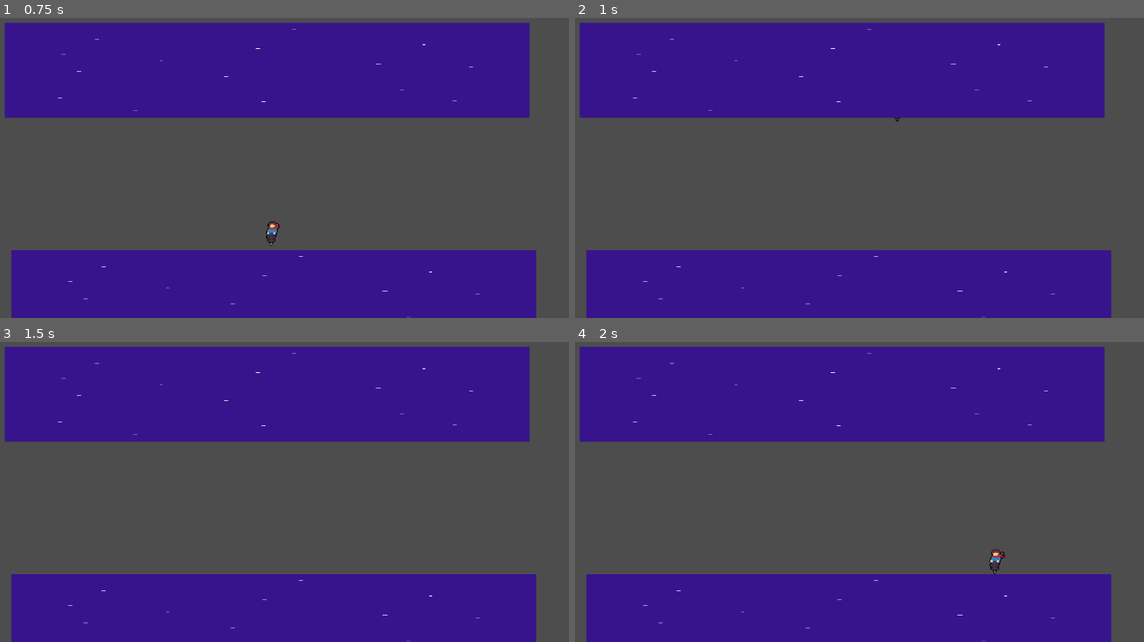
Above: before the commit, frames 1-4 (two rows, left to right).
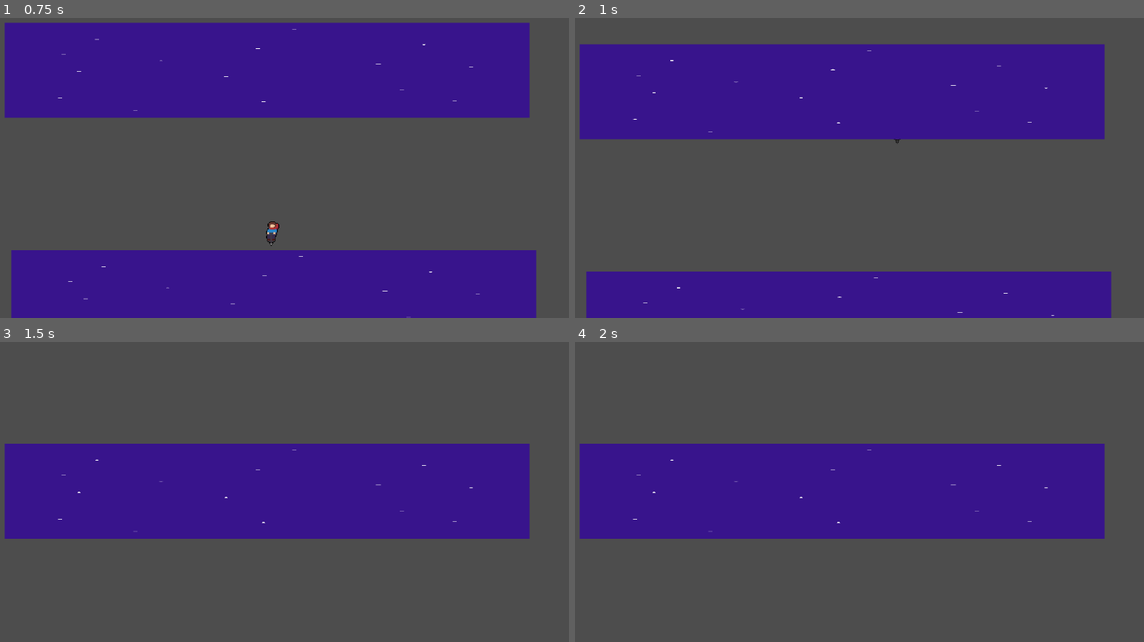
Above: after the commit, the same moments.

Repository: JMQ0598/Pogo-Game-Godot
Game: Godot game, scene res://Assets/Scenes/JumpDemo.tscn
Same seed, same stepped clock (60 frames per second), same inputs: the game is played once before the commit and once after it.
Inputs:
- Up to frame 1 (0.75 s): hold D (walk_right) from 0.53 s (still down)
- Up to frame 2 (1 s): keep holding D (walk_right); tap W (walk_up) at 0.77 s
- Up to frame 3 (1.5 s): keep holding D (walk_right)
- Up to frame 4 (2 s): keep holding D (walk_right); tap W (walk_up) at 1.52 s

Frame 1 is identical in both runs. In frame 2, 20% of the frame differs, in the area x 0-95%, y 1-100%; in frame 3, 79%; in frame 4, 80%.

Commit message:
slight camera tweaks, still needs adjusting so it moves up every platform jump (150 px)

Diff:
--- a/pogo-game/Assets/Scenes/root.tscn
+++ b/pogo-game/Assets/Scenes/root.tscn
@@ -22,7 +22,7 @@
 position = Vector2(0, 196)
 
 [node name="Starter Platform2" parent="." instance=ExtResource("2_6o2em")]
-position = Vector2(-355, -22.999996)
+position = Vector2(-355.00003, -23)
 scale = Vector2(0.14267744, 0.15708879)
 
 [node name="Starter Platform3" parent="." instance=ExtResource("2_6o2em")]
@@ -30,6 +30,7 @@
 scale = Vector2(0.14267744, 0.15708879)
 
 [node name="Camera2D" type="Camera2D" parent="." node_paths=PackedStringArray("follow_target")]
+position = Vector2(0, -150)
 process_callback = 0
 script = ExtResource("4_wmxxr")
 follow_target = NodePath("../PogoGirl")
--- a/pogo-game/Assets/Scripts/camera_follow.gd
+++ b/pogo-game/Assets/Scripts/camera_follow.gd
@@ -2,27 +2,34 @@
 
 # Please assign a target in the editor
 @export var follow_target : Node2D = null
-@export var can_go_down : bool
-@export var camera_speed : float = 400
-var focus_height : float = 0
-var focus_height_offset : float = 300
+@export var free_follow_cam : bool
+@export var camera_speed : float = 500
+
+# This variable indicates where the camera "should" be in order to follow
+#	the player properly. -150 is its initial value because 150 is the distance
+#	between platforms.
+var focus_height : float = -150
 
 func _ready():
 	focus_height = follow_target.global_position.y
 
 func _physics_process(delta):
 
-	# focus_height checkpoint
-	var camera_target = follow_target.global_position.y + focus_height_offset
+	# The camera target's the player's y position
+	var camera_target = follow_target.global_position.y
 	if (camera_target < focus_height):
 		focus_height = camera_target
 
 	# DEBUG ONLY
-	if (can_go_down):
-		global_position.y = follow_target.global_position.y
+	if (free_follow_cam):
+		global_position.y = camera_target
 
-	# In-game behavior
+	# If the camera's actual height is below where it's supposed to be...
 	elif (focus_height < global_position.y):
+
+		# Move towards that location.
 		global_position.y -= camera_speed * delta
+
+		# Do not let the camera's actual height go above the focus height.
 		if (focus_height > global_position.y):
 			global_position.y = focus_height
